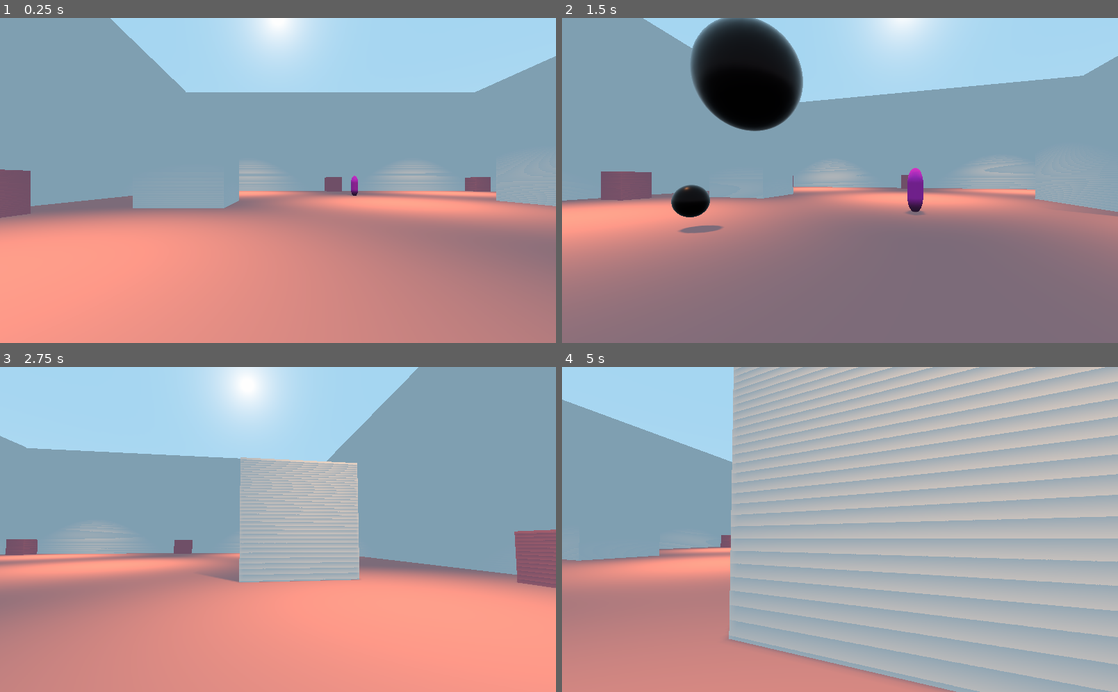
Above: before the commit, frames 1-4 (two rows, left to right).
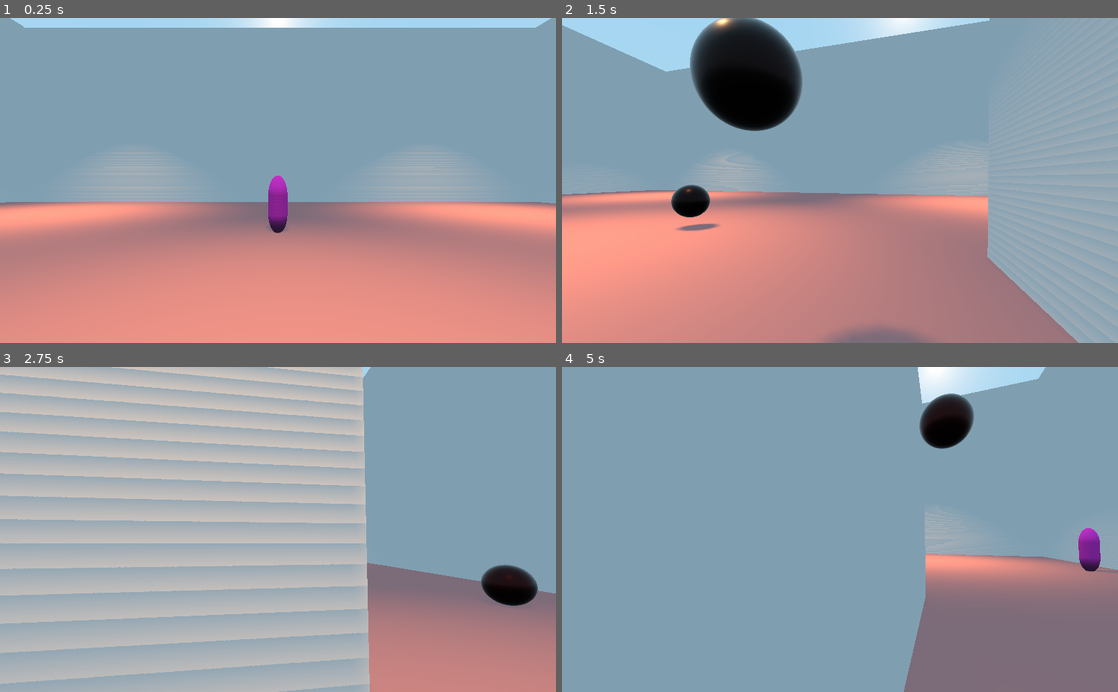
Above: after the commit, the same moments.

Repository: gargamal/bomber-land
Game: Godot game, scene res://MainScene/MainScene.tscn
Two runs of this game, one before a commit and one after it. Both use one fixed random seed, a clock stepped at 60 frames per second and the inputs below.
Inputs (mouse positions are in pixels of both pictures, inside the frame that each line leads up to):
- Up to frame 1 (0.25 s): no input
- Up to frame 2 (1.5 s): move the mouse to (867, 180) at 0.52 s; hold D (move_right) 0.53-1.28 s; click (867, 180) at 0.6 s; move the mouse to (812, 180) at 1.27 s; hold S (move_backward) from 1.28 s (still down); click (812, 180) at 1.35 s
- Up to frame 3 (2.75 s): move the mouse to (289, 523) at 2.02 s; release S (move_backward) at 2.03 s; hold D (move_right) from 2.03 s (still down); hold Z (move_foward) from 2.03 s (still down); click (289, 523) at 2.3 s
- Up to frame 4 (5 s): move the mouse to (834, 536) at 2.77 s; release Z (move_foward) at 2.78 s; click (834, 536) at 2.85 s; move the mouse to (878, 532) at 3.52 s; release D (move_right) at 3.53 s; hold Q (move_left) from 3.53 s (still down); click (878, 532) at 3.6 s; move the mouse to (795, 526) at 4.27 s; tap Z (move_foward) at 4.35 s; click (795, 526) at 4.55 s

The runs differ from the first frame. In frame 1, 46% of the frame differs, in the area x 0-100%, y 0-100%; in frame 2, 58%; in frame 3, 74%; in frame 4, 85%.

Commit message:
Mise en place d'un joueur IA
=> gestion des bombes

Diff:
--- a/Bomb/Bomb.gd
+++ b/Bomb/Bomb.gd
@@ -9,15 +9,12 @@
 
 enum { UNKOWN, LOADING, EXPLODE }
 var state = UNKOWN
-
 var fragments = []
-
 var speed_vertical = 0.0
 var speed_horizontal = 0.0
-
-
 var touchBomb = false
 var firing = false
+var bombOwner
 
 func _ready():
 	add_to_group("bomb")
@@ -33,7 +30,7 @@
 		touchBomb = false
 
 
-func start(position : Transform, direction : Transform, pSpeed_vertical : float, pSpeed_horizontal : float):
+func start(position : Transform, direction : Transform, pSpeed_vertical : float, pSpeed_horizontal : float, pBombOwner : String):
 	createAllInstanceFragement()
 	speed_vertical = pSpeed_vertical
 	speed_horizontal = pSpeed_horizontal
@@ -43,6 +40,7 @@
 	state = LOADING
 	$AnimationPlayer.play("color")
 	$Timer.start(lapstime)
+	bombOwner = pBombOwner
 
 
 func createAllInstanceFragement():
--- a/Bomb/Fragment.gd
+++ b/Bomb/Fragment.gd
@@ -28,8 +28,8 @@
 
 
 func _on_Area_body_entered(body):
-	if body.is_in_group("player"):
-		body.inFireBomb()
+	if body.is_in_group("player") or body.is_in_group("IA"):
+		body.inFireBomb(get_parent().bombOwner)
 		queue_free()
 	elif body.is_in_group("block"):
 		queue_free()
--- a/Character/Character.gd
+++ b/Character/Character.gd
@@ -4,10 +4,10 @@
 
 const GRAVITY := -9.8 * 5
 
+export(String) var playerName := ""
 export(float) var walkSpeed := 30.0
 export(float) var walkAcceleration := 2.0
 export(float) var walkDeacceleration := 6.0
-
 export(float) var speed_lauch := 5.0
 export(float) var speed_shoot := 10.0
 export(float) var speed_fly := 20.0
@@ -21,14 +21,13 @@
 var bomb = null
 
 
-func launch():
-	if Input.is_action_just_pressed("launch_bomb") and launch_bomb:
-		bomb = _bomb.instance()
-		get_parent().add_child(bomb)
-		bomb.start($Head/Camera/Launch.global_transform, $Head/Camera.get_camera_transform(), speed_lauch, speed_fly)
-		$Timer.start(lapstime)
-		launch_bomb = false
-		isDead = false
+func launch(position : Transform, direction : Transform):
+	bomb = _bomb.instance()
+	get_parent().add_child(bomb)
+	bomb.start(position, direction, speed_lauch, speed_fly, playerName)
+	$Timer.start(lapstime)
+	launch_bomb = false
+	isDead = false
 
 
 func walk(direction :Vector3, delta :float):
@@ -55,12 +54,8 @@
 	launch_bomb = true
 
 
-func inFireBomb():
+func inFireBomb(whoseIsBomb :String):
 	if not isDead:
-		print("BAMMMM... Dead")
+		Game.addKill(playerName, whoseIsBomb)
+		Game.drawScore()
 		isDead = true
-
-
-func randArray(list :Array)-> Vector3:
-	randomize()
-	return list[randi() % list.size()]
--- a/Character/IA/IA.gd
+++ b/Character/IA/IA.gd
@@ -1,16 +1,15 @@
 extends "res://Character/Character.gd"
 
 
-var direction = Vector3.ZERO
 var speed = 2.0
+export(Vector3) var direction := Vector3(0.0, 0.0, 1.0)
 
 var changingOnRun = false
 
 
 func _ready():
 	add_to_group("IA")
-	Input.set_mouse_mode(Input.MOUSE_MODE_CAPTURED)
-	direction = Vector3(0.0, 0.0, 1.0)
+	$LaunchCadency.start(lapstime)
 
 
 func _physics_process(delta):
@@ -22,9 +21,9 @@
 
 func changeDirectionAfterWallContact():
 	if direction.x != 0:
-		changeDirection(randArray([Vector3(0, 0, 1), Vector3(0, 0, -1), Vector3(direction.x * -1, 0, 0), Vector3(direction.x * -1, 0, 1), Vector3(direction.x * -1, 0, -1)]))
+		changeDirection(Game.randArray([Vector3(0, 0, 1), Vector3(0, 0, -1), Vector3(direction.x * -1, 0, 0), Vector3(direction.x * -1, 0, 1), Vector3(direction.x * -1, 0, -1)]))
 	elif direction.z != 0:
-		changeDirection(randArray([Vector3(1, 0, 0), Vector3(-1, 0, 0), Vector3(0, 0, direction.z * -1), Vector3(1, 0, direction.z * -1), Vector3(-1, 0, direction.z * -1)]))
+		changeDirection(Game.randArray([Vector3(1, 0, 0), Vector3(-1, 0, 0), Vector3(0, 0, direction.z * -1), Vector3(1, 0, direction.z * -1), Vector3(-1, 0, direction.z * -1)]))
 
 
 func changeDirection(newDirection: Vector3):
@@ -35,3 +34,7 @@
 
 func _on_TestWall_timeout():
 	changingOnRun = false
+
+
+func _on_LaunchCadency_timeout():
+	launch(global_transform, global_transform)
--- a/Character/IA/IA.tscn
+++ b/Character/IA/IA.tscn
@@ -12,19 +12,23 @@
 [sub_resource type="CapsuleMesh" id=3]
 
 [node name="IA" type="KinematicBody"]
+transform = Transform( 1, 0, 0, 0, 1, 0, 0, 0, 1, 0, 2, 0 )
 collision_layer = 2147483680
 collision_mask = 95
 script = ExtResource( 1 )
+__meta__ = {
+"_edit_group_": true
+}
 
 [node name="CollisionShape" type="CollisionShape" parent="."]
-transform = Transform( 1, 0, 0, 0, -1.62921e-07, -1, 0, 1, -1.62921e-07, 0, 1, 0 )
+transform = Transform( 1, 0, 0, 0, -1.62921e-07, -1, 0, 1, -1.62921e-07, 0, 0, 0 )
 shape = SubResource( 1 )
 __meta__ = {
 "_editor_description_": ""
 }
 
 [node name="MeshInstance" type="MeshInstance" parent="."]
-transform = Transform( 0.7, 0, 0, 0, -3.0598e-08, -1.4, 0, 0.7, -6.11959e-08, 0, 1, 0 )
+transform = Transform( 0.7, 0, 0, 0, -3.0598e-08, -1.4, 0, 0.7, -6.11959e-08, 0, 0, 0 )
 layers = 16
 material_override = SubResource( 2 )
 mesh = SubResource( 3 )
@@ -38,5 +42,8 @@
 [node name="TestWall" type="Timer" parent="."]
 wait_time = 0.2
 one_shot = true
+
+[node name="LaunchCadency" type="Timer" parent="."]
 [connection signal="timeout" from="Timer" to="." method="_on_Timer_timeout"]
 [connection signal="timeout" from="TestWall" to="." method="_on_TestWall_timeout"]
+[connection signal="timeout" from="LaunchCadency" to="." method="_on_LaunchCadency_timeout"]
--- a/Character/Player/Player.gd
+++ b/Character/Player/Player.gd
@@ -1,4 +1,5 @@
 extends "res://Character/Character.gd"
+
 
 var camera_change := Vector2.ZERO
 
@@ -14,21 +15,16 @@
 	ifExit()
 	aim()
 	walkChooseDirection(delta)
-	launch()
+	launchTest()
 
 func _input(event):
 	if event is InputEventMouseMotion:
 		camera_change = event.relative
 
 
-func launch():
+func launchTest():
 	if Input.is_action_just_pressed("launch_bomb") and launch_bomb:
-		bomb = _bomb.instance()
-		get_parent().add_child(bomb)
-		bomb.start($Head/Camera/Launch.global_transform, $Head/Camera.get_camera_transform(), speed_lauch, speed_fly)
-		$Timer.start(lapstime)
-		launch_bomb = false
-		isDead = false
+		launch($Head/Camera/Launch.global_transform, $Head/Camera.get_camera_transform())
 
 
 func ifExit():
--- a/ControlPoint/ControlPoint.gd
+++ b/ControlPoint/ControlPoint.gd
@@ -22,9 +22,4 @@
 	if east != Vector3.ZERO:
 		list.append(east)
 
-	return randArray(list)
-
-
-func randArray(list :Array)-> Vector3:
-	randomize()
-	return list[randi() % list.size()]
+	return Game.randArray(list)
--- a/ControlPoint/ControlPoint.tscn
+++ b/ControlPoint/ControlPoint.tscn
@@ -11,9 +11,13 @@
 
 [node name="ControlPoint" type="Area"]
 transform = Transform( 2, 0, 0, 0, 2, 0, 0, 0, 2, 0, 3, 0 )
+visible = false
 collision_layer = 64
 collision_mask = 32
 script = ExtResource( 1 )
+__meta__ = {
+"_edit_group_": true
+}
 
 [node name="CollisionShape" type="CollisionShape" parent="."]
 shape = SubResource( 1 )
--- a/MainScene/MainScene.gd
+++ b/MainScene/MainScene.gd
@@ -2,4 +2,4 @@
 
 
 func _ready():
-	pass # Replace with function body.
+	Game.registration([$Player.playerName, $IA_poopman.playerName, $IA_shoopy.playerName, $IA_Jose.playerName])
--- a/MainScene/MainScene.tscn
+++ b/MainScene/MainScene.tscn
@@ -8,11 +8,25 @@
 [node name="MainScene" type="Spatial"]
 script = ExtResource( 2 )
 
-[node name="Player" parent="." instance=ExtResource( 1 )]
-transform = Transform( 1, 0, 0, 0, 1, 0, 0, 0, 1, -15.6909, 1, 30.7195 )
-
 [node name="Room" parent="." instance=ExtResource( 3 )]
 transform = Transform( 1, 0, 0, 0, 1, 0, 0, 0, 1, 0.302673, -0.911617, 0.09589 )
 
-[node name="IA" parent="." instance=ExtResource( 4 )]
+[node name="IA_poopman" parent="." instance=ExtResource( 4 )]
 transform = Transform( 1, 0, 0, 0, 1, 0, 0, 0, 1, -0.0107021, 1, -19 )
+playerName = "Poop-Man"
+lapstime = 1.5
+
+[node name="IA_shoopy" parent="." instance=ExtResource( 4 )]
+transform = Transform( 1, 0, 0, 0, 1, 0, 0, 0, 1, 38.4197, 1, -19 )
+playerName = "Shoopy"
+lapstime = 1.5
+
+[node name="IA_Jose" parent="." instance=ExtResource( 4 )]
+transform = Transform( 1, 0, 0, 0, 1, 0, 0, 0, 1, -0.0107021, 1, 30.0337 )
+playerName = "José"
+lapstime = 1.5
+
+[node name="Player" parent="." instance=ExtResource( 1 )]
+transform = Transform( 1, 0, 0, 0, 1, 0, 0, 0, 1, 0, 3.26663, 0 )
+playerName = "Rogger"
+speed_shoot = 30.0
--- /dev/null
+++ b/game.gd
@@ -0,0 +1,29 @@
+extends Node
+
+var score = {}
+
+enum {KILL, AUTO_KILL}
+
+
+func randArray(list :Array)-> Vector3:
+	randomize()
+	return list[randi() % list.size()]
+
+
+func registration(playerName :Array):
+	if score.size() == 0:
+		for player in playerName:
+			score[player] = [0, 0]
+
+
+func addKill(killer : String, victim : String):
+	if killer == victim:
+		score[killer][AUTO_KILL] += 1
+	else:
+		score[killer][KILL] += 1
+
+
+func drawScore():
+	print("name\tkill\tauto kill")
+	for name in score:
+		print(name + "\t" + str(score[name][KILL]) + "\t" + str(score[name][AUTO_KILL]))
--- a/project.godot
+++ b/project.godot
@@ -18,6 +18,10 @@
 config/name="bomber-land"
 run/main_scene="res://MainScene/MainScene.tscn"
 config/icon="res://icon.png"
+
+[autoload]
+
+Game="*res://game.gd"
 
 [input]
 
